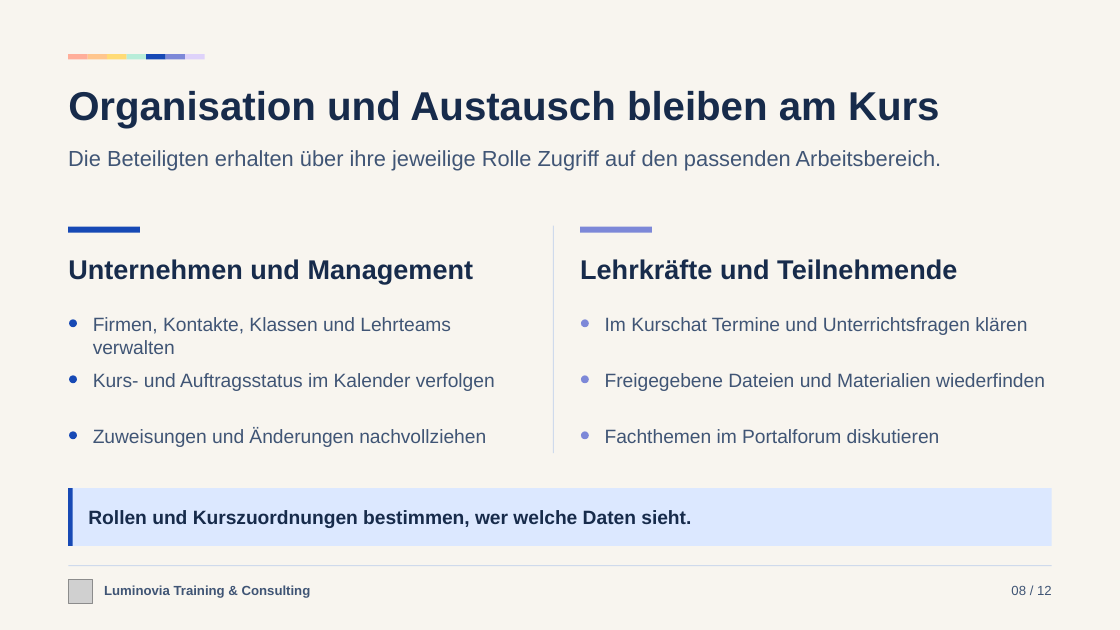
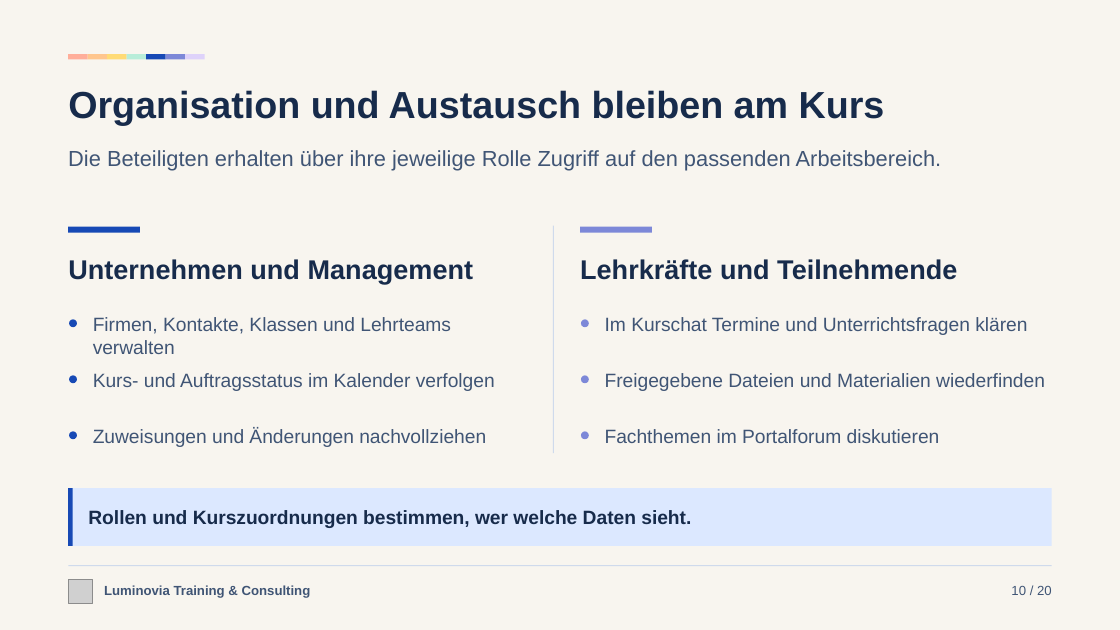
Before and after one commit to Luminovia-Training-Consulting/Luminovia-Management-Tool, a slide deck: slide 10 of docs/sales/luminovia-sales-deck-de.pptx (slide 8 before the commit). Drawn at 1120x630 pixels with LibreOffice and Linux fonts; fonts in the diff are those of the drawing; grey boxes stand for pictures. Boxes give left, top, right and bottom in pixels: in the first picture for what was removed or moved away, otherwise in the second. Text is boxed around its words. In the diff, an @@ line names an element or a change of style, - is before the commit and + after.

```diff
--- a/docs/sales/luminovia-sales-deck-de.pptx
+++ b/docs/sales/luminovia-sales-deck-de.pptx
@@ text "Organisation und Austausch bleiben am ..." at <box>68,90,885,125</box>: size 34.5 to 32.2 pt @@
@@ text at <box>1011,586,1052,595</box>: text changed @@
-08 / 12
+10 / 20
```
Also in this commit, not shown: 11 other slides changed, 8 slides added, 3 other files.
